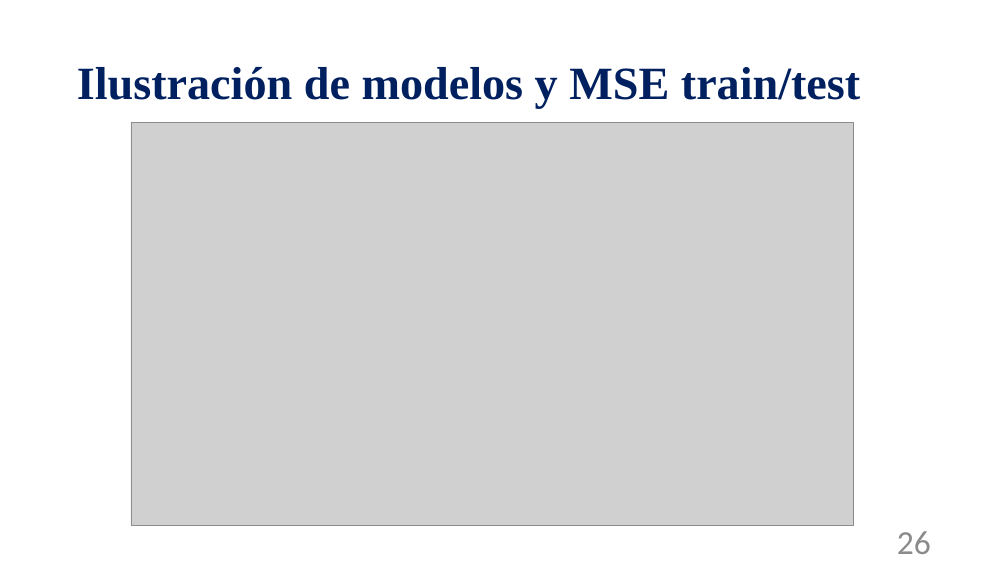
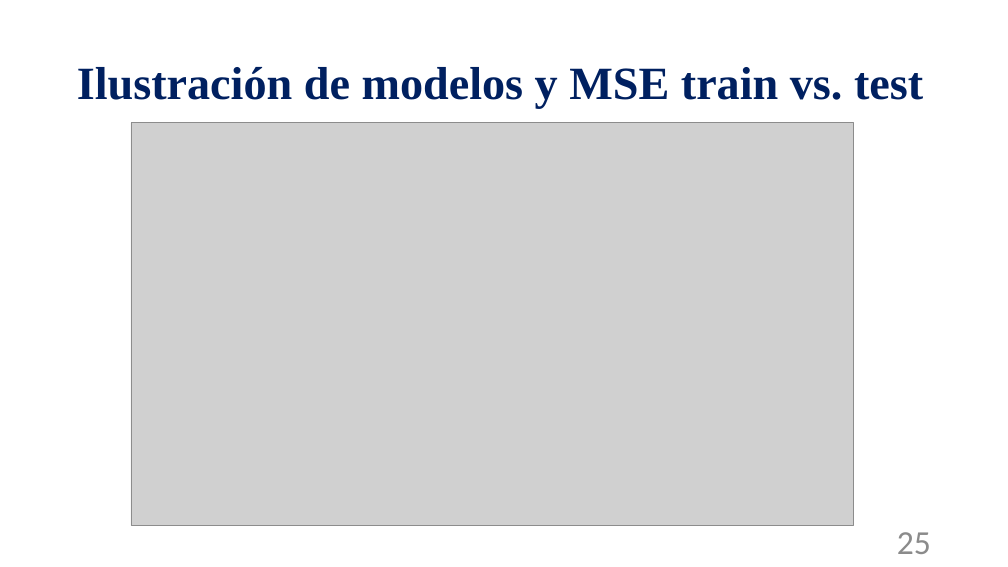
Before and after one commit to mnromero/BigData_2025_UBA, a slide deck: slide 25 of Clase 10_Regresion/C10_Metodos Supervisados I_Regresion lineal.pptx (slide 26 before the commit). Drawn at 1008x567 pixels with LibreOffice and Linux fonts; fonts in the diff are those of the drawing; grey boxes stand for pictures. Boxes give left, top, right and bottom in pixels: in the first picture for what was removed or moved away, otherwise in the second. Text is boxed around its words. In the diff, an @@ line names an element or a change of style, - is before the commit and + after.

```diff
--- a/Clase 10_Regresion/C10_Metodos Supervisados I_Regresion lineal.pptx
+++ b/Clase 10_Regresion/C10_Metodos Supervisados I_Regresion lineal.pptx
@@ title at (77, 67, 923, 109): text changed @@
-Ilustración de modelos y MSE train/test
+Ilustración de modelos y MSE train vs. test
@@ page number at (897, 532, 931, 554): text changed @@
-26
+25
```
Also in this commit, not shown: 3 other slides changed, 1 slide removed, 1 other file.
